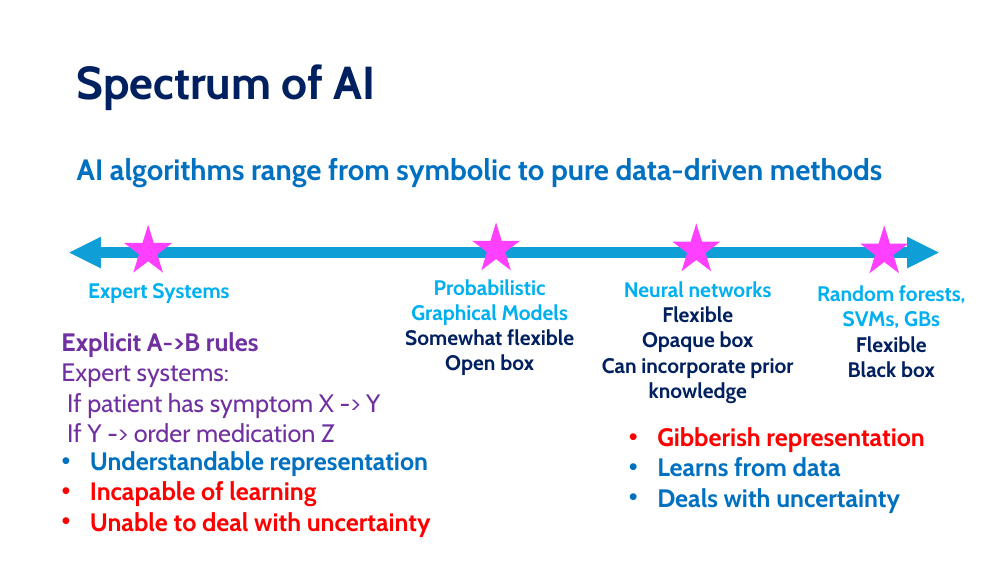
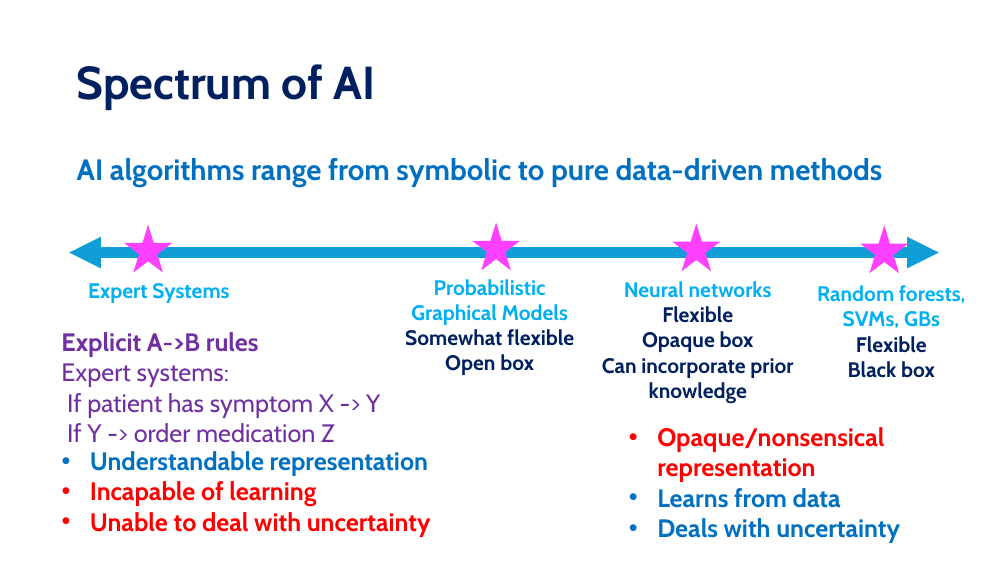
Before and after one commit to KISRDevelopment/python-ml-2025, a slide deck: slide 2 of slides/block1.pptx. Drawn at 1008x567 pixels with LibreOffice and Linux fonts; fonts in the diff are those of the drawing. Boxes give left, top, right and bottom in pixels: in the first picture for what was removed or moved away, otherwise in the second. Text is boxed around its words. In the diff, an @@ line names an element or a change of style, - is before the commit and + after.

```diff
--- a/slides/block1.pptx
+++ b/slides/block1.pptx
@@ text at (657, 427, 884, 482): text changed @@
-• Gibberish representation
+• Opaque/nonsensical representation
```
Also in this commit, not shown: 2 slides added, 1 other file.
